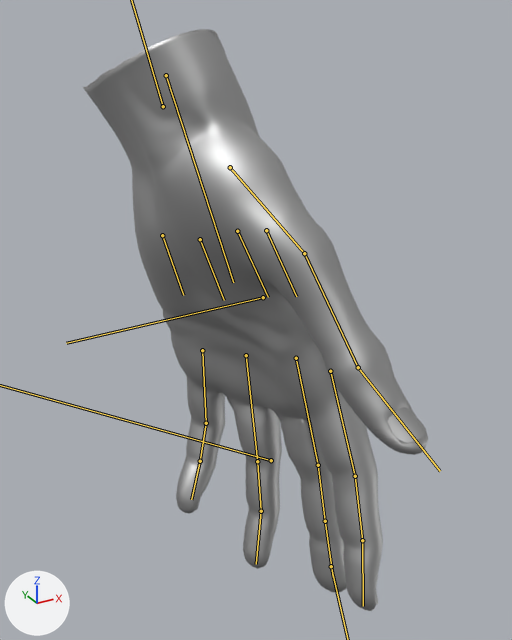
A saved change to the FBX model Assets/Prefabs/Organs/hand_onlydeform.fbx.
Both versions are drawn from a 50 mm camera at (-3.7, -6.35, 5.11) aimed at (-0.08, 0.24, 1.82). Every picture has the same lights, and +X, +Y and +Z are marked at lower left. Both versions are drawn at frame 1 of the action 'organ_human_hand|PointAction'; the numbers are the values there. The bones that bend it are drawn over the model as lines.

Objects in the first picture: 'hand'.
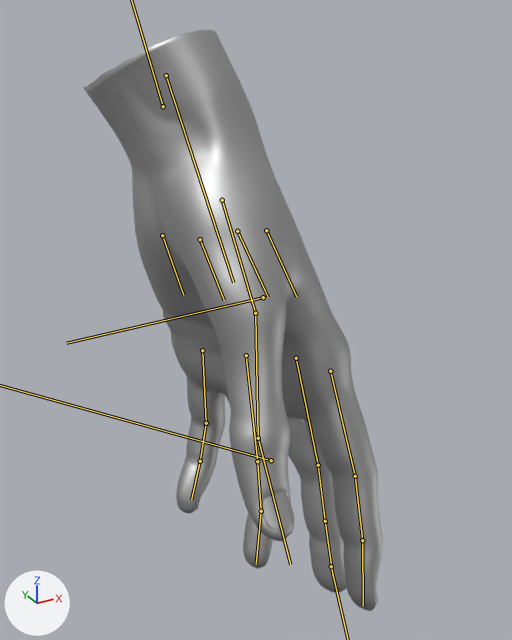
What the commit changed:
Bone 'DEF-thumb.01.L' (bone_def_thumb_01_l) moves from (0.13, -0.32, -0.13) to (0.0, 0.0, 0.0).
Bone 'DEF-thumb.01.L' (bone_def_thumb_01_l) turns from (-17, -2, -13) to (0, 0, 0) degrees about its own x, y and z.
Bone 'DEF-thumb.02.L' (bone_def_thumb_02_l) turns from (0, 11, -4) to (0, 0, 0) degrees about its own x, y and z.

What differs and where, as boxes [x1, y1, x2, y2] in the pictures (512 x 640 px):
'hand', posed (13% narrower): before [83, 29, 428, 611]; after [83, 30, 383, 611]
bone 'DEF-thumb.01.L', root to tip: before (230, 167) to (304, 253); after (222, 200) to (255, 313)
bone 'DEF-thumb.02.L', root to tip: before (304, 253) to (358, 367); after (255, 313) to (258, 438)
